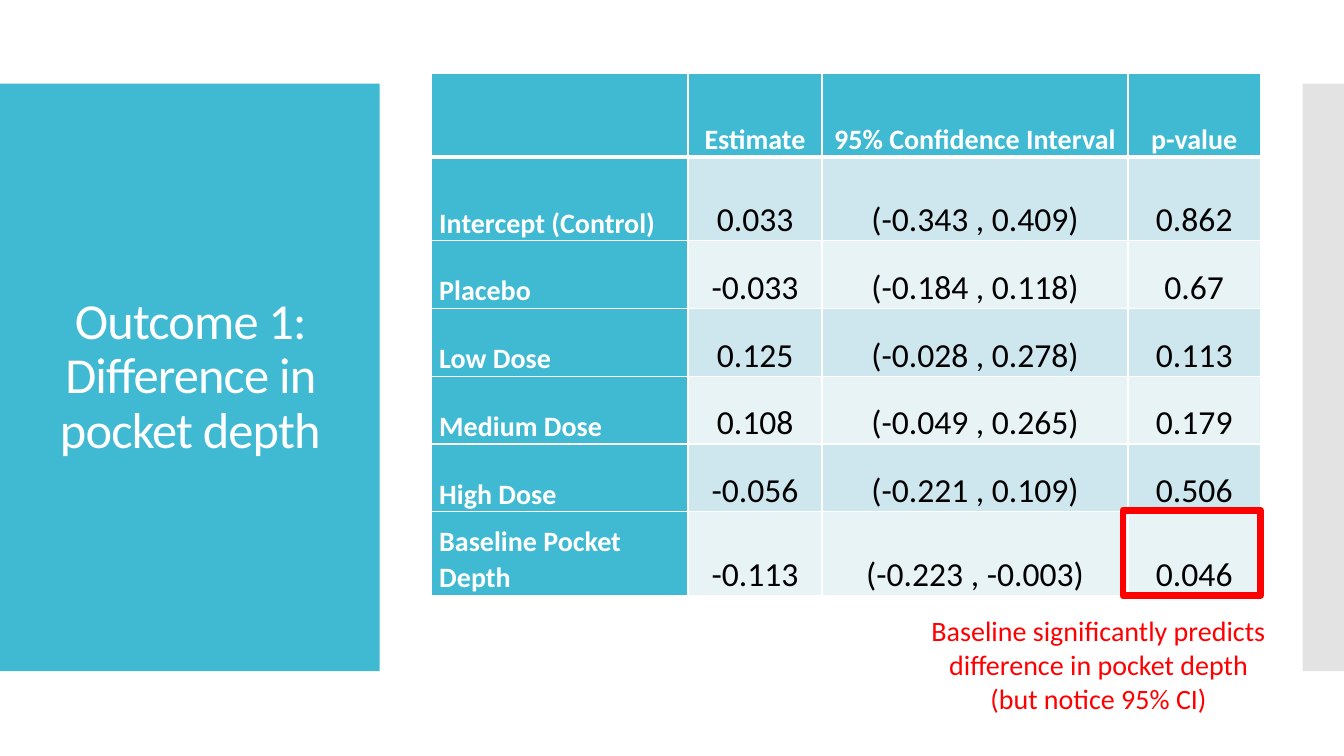
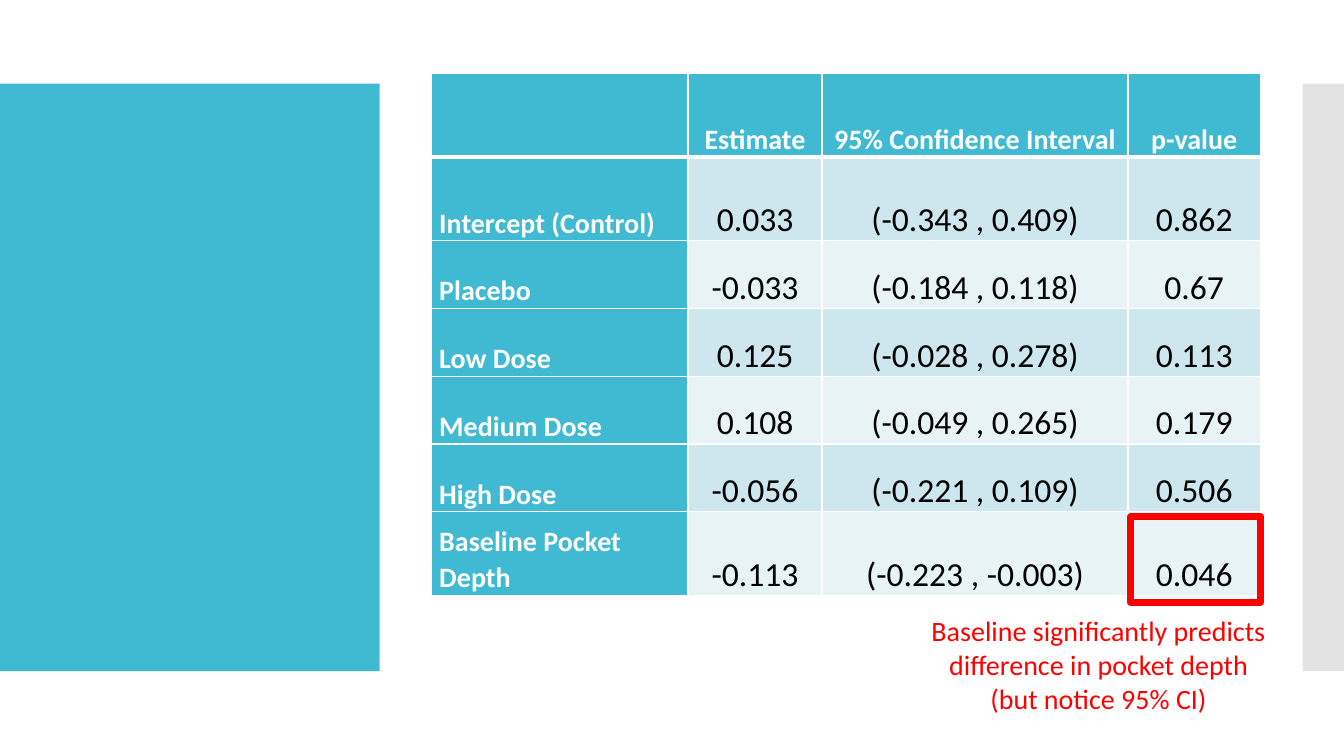
Before and after one commit to johnsra3/bios6623-johnsra3, a slide deck: slide 5 of Project0/Reports/Project 0 Presentation.pptx. Drawn at 1344x756 pixels with LibreOffice and Linux fonts; fonts in the diff are those of the drawing; grey boxes stand for pictures. Boxes give left, top, right and bottom in pixels: in the first picture for what was removed or moved away, otherwise in the second. Text is boxed around its words. In the diff, an @@ line names an element or a change of style, - is before the commit and + after.

```diff
--- a/Project0/Reports/Project 0 Presentation.pptx
+++ b/Project0/Reports/Project 0 Presentation.pptx
@@ title removed at (60, 306, 321, 456) @@
-Outcome 1: Difference in pocket depth
@@ rectangle: place and size @@
-rectangle at (1123, 510, 1260, 596)
+rectangle at (1131, 516, 1261, 602)
```
Also in this commit, not shown: 4 other slides changed, 1 other file.
